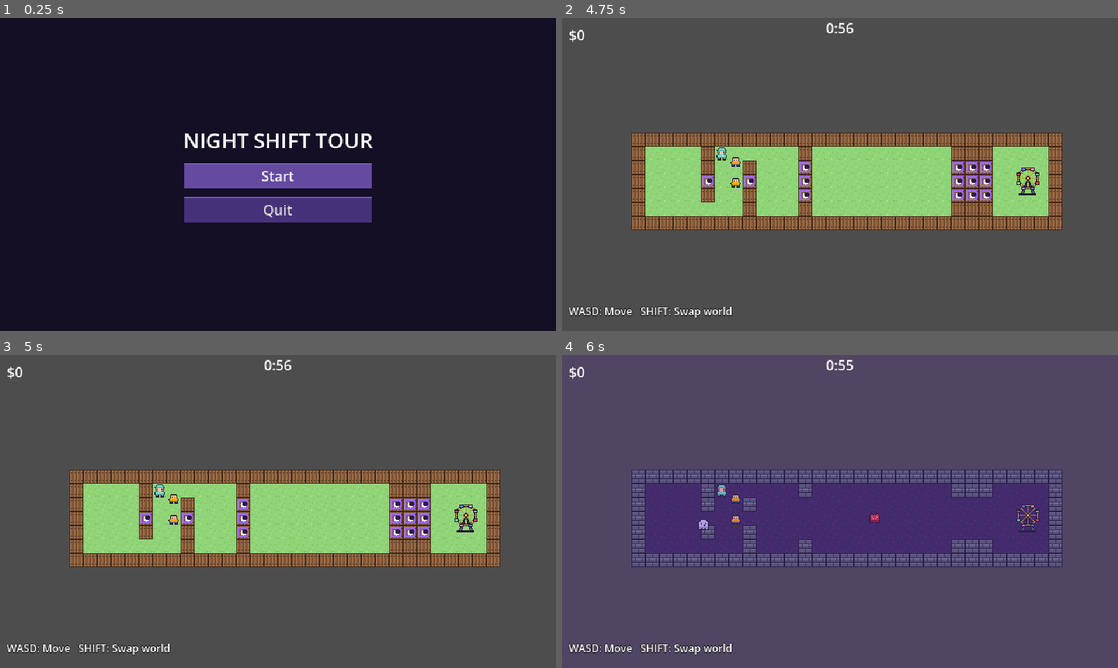
Above: before the commit, frames 1-4 (two rows, left to right).
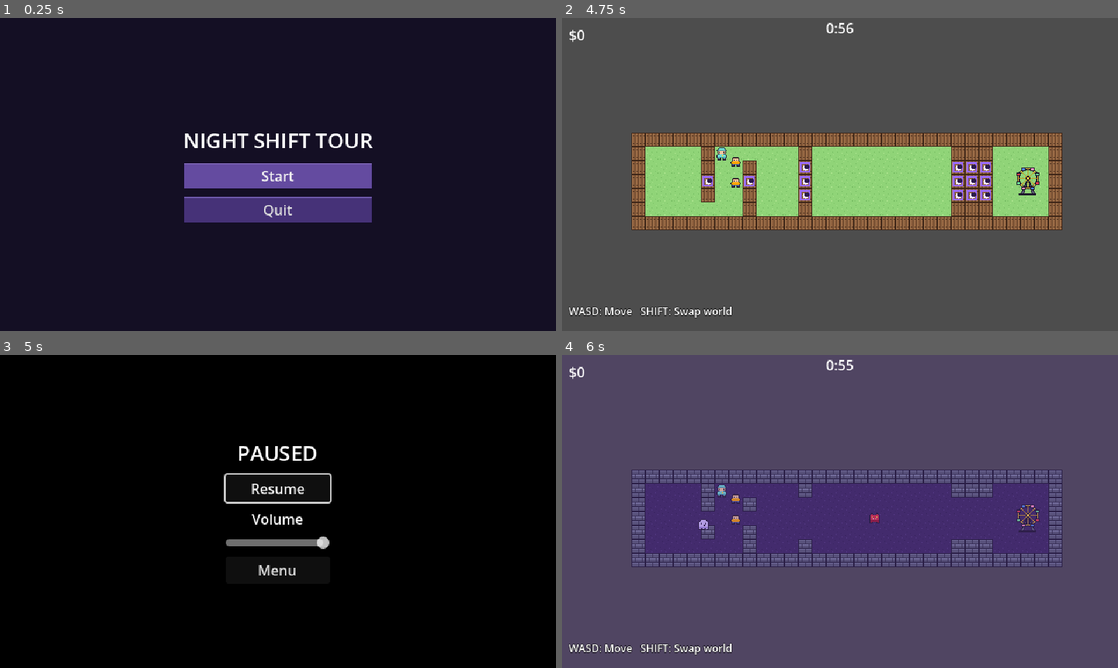
Above: after the commit, the same moments.

Repository: jonjud/night-shift-tour
Game: Godot game, scene res://scenes/main_menu.tscn
Two runs of this game, one before a commit and one after it. Both use one fixed random seed, a clock stepped at 60 frames per second and the inputs below.
Inputs (mouse positions are in pixels of both pictures, inside the frame that each line leads up to):
- Up to frame 1 (0.25 s): no input
- Up to frame 2 (4.75 s): click "Start" at 0.5 s; tap Enter at 1.25 s; hold D (move_right) 1.28-2.03 s; hold Shift (shift_world) 1.28-2.03 s; tap R (restart) at 2, 2.75, 4.25 s; hold S (move_down) 2.03-2.78 s; tap Shift (shift_world) at 2.1, 3.6 s; hold D (move_right) 2.78-3.53 s; hold Shift (shift_world) 2.78-3.53 s; hold W (move_up) 3.53-4.28 s; hold A (move_left) from 4.28 s (still down); hold Shift (shift_world) from 4.28 s (still down)
- Up to frame 3 (5 s): keep holding A (move_left); keep holding Shift (shift_world); tap Escape (pause, bound only after the commit) at 4.9 s
- Up to frame 4 (6 s): release A (move_left) at 5 s; release Shift (shift_world) at 5 s; click (840, 489) at 5 s, where only the run after the commit has a clickable "Resume"; tap R (restart) at 5.75 s; hold A (move_left) from 5.78 s (still down); tap Shift (shift_world) at 5.85 s

Frames 1-2 are identical in both runs. In frame 3, 100% of the frame differs, in the area x 0-100%, y 0-100%; in frame 4, nothing differs.

Commit message:
Chunk 27: add pause menu with volume slider

Diff:
--- a/project.godot
+++ b/project.godot
@@ -36,21 +36,25 @@
 move_left={
 "deadzone": 0.2,
 "events": [Object(InputEventKey,"resource_local_to_scene":false,"resource_name":"","device":-1,"window_id":0,"alt_press …(191 unchanged characters)…
+, Object(InputEventKey,"resource_local_to_scene":false,"resource_name":"","device":-1,"window_id":0,"alt_pressed":false,"shift_pressed":false,"ctrl_pressed":false,"meta_pressed":false,"pressed":false,"keycode":0,"physical_keycode":4194319,"key_label":0,"unicode":0,"location":0,"echo":false,"script":null)
 ]
 }
 move_right={
 "deadzone": 0.2,
 "events": [Object(InputEventKey,"resource_local_to_scene":false,"resource_name":"","device":-1,"window_id":0,"alt_press …(192 unchanged characters)…
+, Object(InputEventKey,"resource_local_to_scene":false,"resource_name":"","device":-1,"window_id":0,"alt_pressed":false,"shift_pressed":false,"ctrl_pressed":false,"meta_pressed":false,"pressed":false,"keycode":0,"physical_keycode":4194321,"key_label":0,"unicode":0,"location":0,"echo":false,"script":null)
 ]
 }
 move_up={
 "deadzone": 0.2,
 "events": [Object(InputEventKey,"resource_local_to_scene":false,"resource_name":"","device":-1,"window_id":0,"alt_press …(192 unchanged characters)…
+, Object(InputEventKey,"resource_local_to_scene":false,"resource_name":"","device":-1,"window_id":0,"alt_pressed":false,"shift_pressed":false,"ctrl_pressed":false,"meta_pressed":false,"pressed":false,"keycode":0,"physical_keycode":4194320,"key_label":0,"unicode":0,"location":0,"echo":false,"script":null)
 ]
 }
 move_down={
 "deadzone": 0.2,
 "events": [Object(InputEventKey,"resource_local_to_scene":false,"resource_name":"","device":-1,"window_id":0,"alt_press …(192 unchanged characters)…
+, Object(InputEventKey,"resource_local_to_scene":false,"resource_name":"","device":-1,"window_id":0,"alt_pressed":false,"shift_pressed":false,"ctrl_pressed":false,"meta_pressed":false,"pressed":false,"keycode":0,"physical_keycode":4194322,"key_label":0,"unicode":0,"location":0,"echo":false,"script":null)
 ]
 }
 shift_world={
@@ -61,6 +65,12 @@
 restart={
 "deadzone": 0.2,
 "events": [Object(InputEventKey,"resource_local_to_scene":false,"resource_name":"","device":-1,"window_id":0,"alt_press …(192 unchanged characters)…
+]
+}
+pause={
+"deadzone": 0.2,
+"events": [Object(InputEventKey,"resource_local_to_scene":false,"resource_name":"","device":-1,"window_id":0,"alt_pressed":false,"shift_pressed":false,"ctrl_pressed":false,"meta_pressed":false,"pressed":false,"keycode":0,"physical_keycode":4194305,"key_label":0,"unicode":0,"location":0,"echo":false,"script":null)
+, Object(InputEventKey,"resource_local_to_scene":false,"resource_name":"","device":-1,"window_id":0,"alt_pressed":false,"shift_pressed":false,"ctrl_pressed":false,"meta_pressed":false,"pressed":false,"keycode":0,"physical_keycode":80,"key_label":0,"unicode":112,"location":0,"echo":false,"script":null)
 ]
 }
 
--- a/scenes/main.tscn
+++ b/scenes/main.tscn
@@ -9,6 +9,7 @@
 [ext_resource type="Script" uid="uid://c7g5pr5gulu7s" path="res://scripts/end_layer.gd" id="7_o6xl0"]
 [ext_resource type="Texture2D" uid="uid://db0735jql6cjh" path="res://assets/sprites/ferris_wheel.png" id="7_tipki"]
 [ext_resource type="AudioStream" uid="uid://djk8k7kgyayy8" path="res://assets/audio/bgm_loop.wav" id="9_85g3d"]
+[ext_resource type="PackedScene" uid="uid://bnw48bgmixnbd" path="res://scenes/pause_menu.tscn" id="10_choun"]
 
 [sub_resource type="TileSetAtlasSource" id="TileSetAtlasSource_sugp2"]
 texture = ExtResource("2_0wfyh")
@@ -149,3 +150,5 @@
 stream = ExtResource("9_85g3d")
 volume_db = -6.0
 autoplay = true
+
+[node name="PauseMenu" parent="." unique_id=703155958 instance=ExtResource("10_choun")]
--- /dev/null
+++ b/scenes/pause_menu.tscn
@@ -0,0 +1,65 @@
+[gd_scene format=3 uid="uid://bnw48bgmixnbd"]
+
+[ext_resource type="Script" uid="uid://c64akc1xw748h" path="res://scripts/pause_menu.gd" id="1_n87rw"]
+
+[node name="PauseMenu" type="CanvasLayer" unique_id=703155958]
+process_mode = 3
+layer = 10
+script = ExtResource("1_n87rw")
+
+[node name="Root" type="Control" parent="." unique_id=119099752]
+layout_mode = 3
+anchors_preset = 15
+anchor_right = 1.0
+anchor_bottom = 1.0
+grow_horizontal = 2
+grow_vertical = 2
+
+[node name="Dim" type="ColorRect" parent="Root" unique_id=1042511252]
+layout_mode = 1
+anchors_preset = 15
+anchor_right = 1.0
+anchor_bottom = 1.0
+grow_horizontal = 2
+grow_vertical = 2
+color = Color(0, 0, 0, 1)
+
+[node name="Center" type="CenterContainer" parent="Root" unique_id=206613851]
+layout_mode = 1
+anchors_preset = 15
+anchor_right = 1.0
+anchor_bottom = 1.0
+grow_horizontal = 2
+grow_vertical = 2
+
+[node name="VBox" type="VBoxContainer" parent="Root/Center" unique_id=1952487393]
+layout_mode = 2
+theme_override_constants/separation = 8
+
+[node name="TitleLabel" type="Label" parent="Root/Center/VBox" unique_id=1296801665]
+layout_mode = 2
+theme_override_font_sizes/font_size = 24
+text = "PAUSED"
+horizontal_alignment = 1
+
+[node name="ResumeButton" type="Button" parent="Root/Center/VBox" unique_id=1860010141]
+layout_mode = 2
+text = "Resume
+"
+
+[node name="VolumeLabel" type="Label" parent="Root/Center/VBox" unique_id=272911791]
+layout_mode = 2
+text = "Volume"
+horizontal_alignment = 1
+
+[node name="VolumeSlider" type="HSlider" parent="Root/Center/VBox" unique_id=1038816204]
+custom_minimum_size = Vector2(120, 0)
+layout_mode = 2
+max_value = 1.0
+step = 0.05
+value = 1.0
+
+[node name="MenuButton" type="Button" parent="Root/Center/VBox" unique_id=371168387]
+layout_mode = 2
+text = "Menu
+"
--- /dev/null
+++ b/scripts/pause_menu.gd
@@ -0,0 +1,38 @@
+extends CanvasLayer
+
+const MENU_SCENE := "res://scenes/main_menu.tscn"
+
+@onready var root: Control = $Root
+@onready var resume_button: Button = $Root/Center/VBox/ResumeButton
+@onready var slider: HSlider = $Root/Center/VBox/VolumeSlider
+@onready var menu_button: Button = $Root/Center/VBox/MenuButton
+
+func _ready() -> void:
+	root.hide()
+	# Start slider ref to present volume
+	slider.value = db_to_linear(AudioServer.get_bus_volume_db(0))
+	slider.value_changed.connect(_on_volume)
+	resume_button.pressed.connect(_resume)
+	menu_button.pressed.connect(_to_menu)
+
+func _unhandled_input(event: InputEvent) -> void:
+	if not event.is_action_pressed("pause"):
+		return
+	if root.visible:
+		_resume()
+	elif not get_tree().paused:  # if tree were pausing , ending screen can't turn on
+		root.show()
+		get_tree().paused = true
+		resume_button.grab_focus()
+	get_viewport().set_input_as_handled()
+
+func _resume() -> void:
+	root.hide()
+	get_tree().paused = false
+
+func _on_volume(v: float) -> void:
+	AudioServer.set_bus_volume_db(0, linear_to_db(v))  # 0 = Master
+
+func _to_menu() -> void:
+	get_tree().paused = false  # un-pause before change scene
+	get_tree().change_scene_to_file(MENU_SCENE)
Not shown, added: scripts/pause_menu.gd.uid
